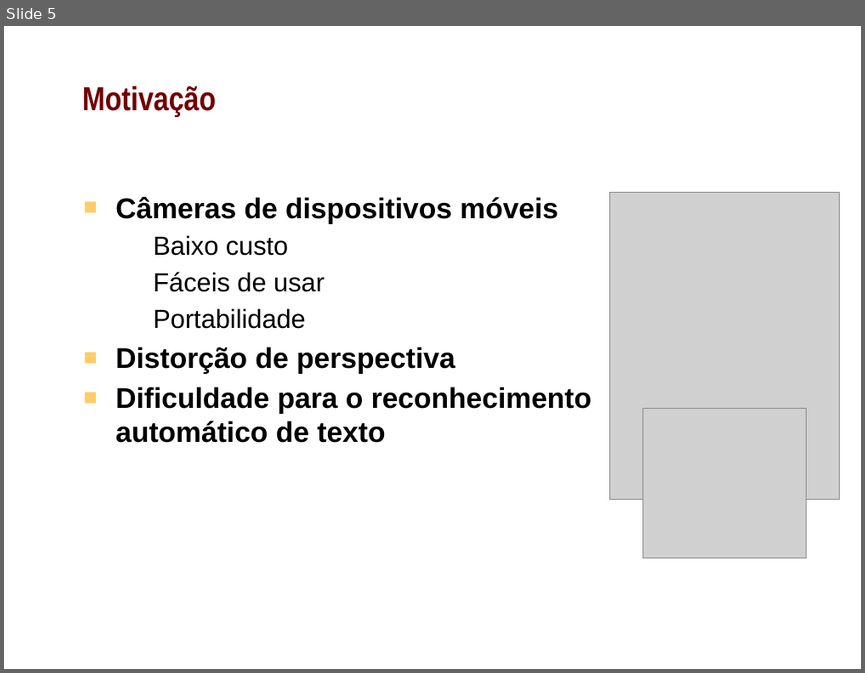
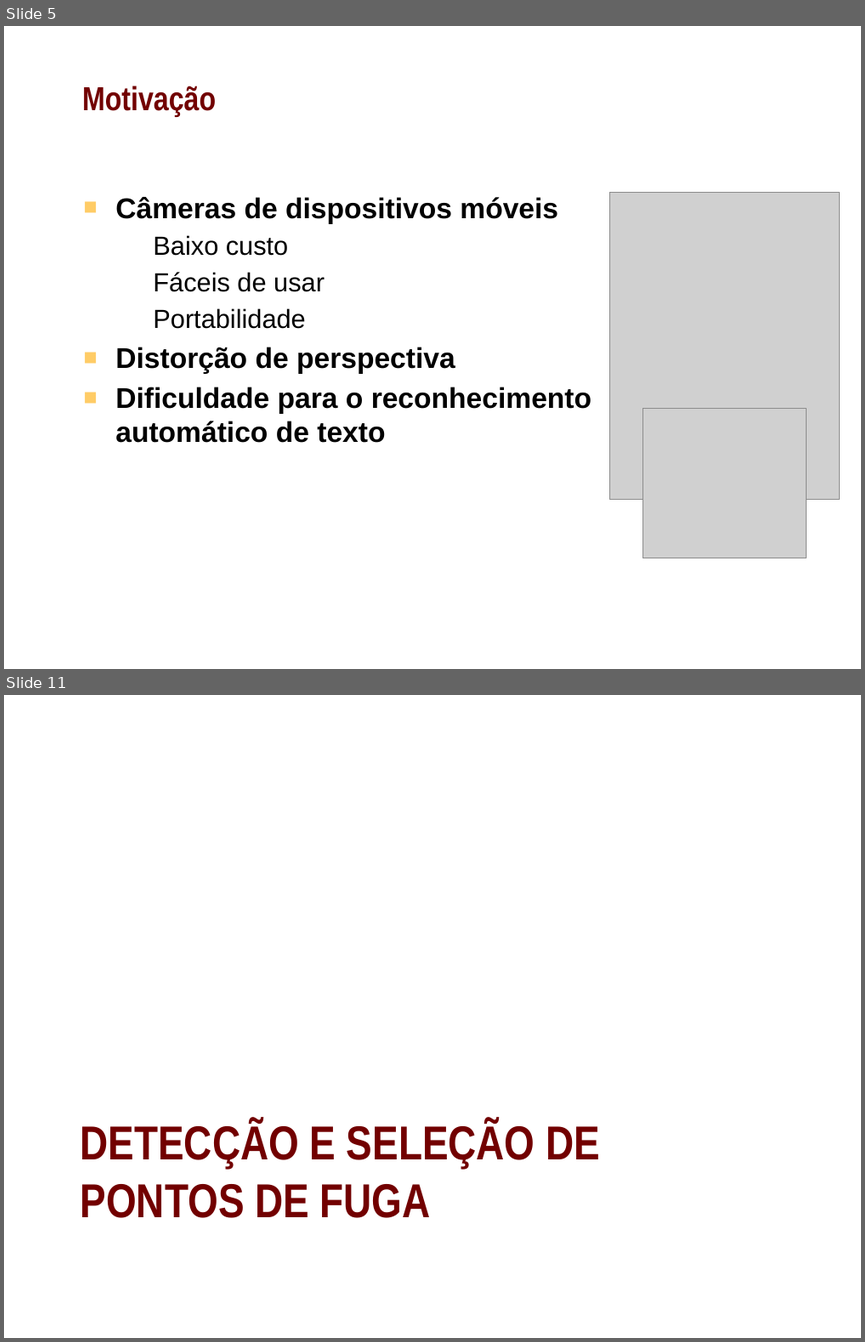
Before and after one commit to shannonyu/perspective-rectification, a slide deck: doc/pres.pptx. Shown one above the other, each under a label of ours: slide 5 before the commit, slides 5 and 11 after it; the slides between them are not shown. The pictures are 865x673 and 865x1342 pixels, drawn with LibreOffice and Linux fonts; fonts in the diff are those of the drawing; grey boxes stand for pictures; background and template pictures are left out. Boxes give left, top, right and bottom in pixels: in the first picture for what was removed or moved away, otherwise in the second. Text is boxed around its words. In the diff, an @@ line names an element or a change of style, - is before the commit and + after.

```diff
--- a/doc/pres.pptx
+++ b/doc/pres.pptx
@@ slide 11 added at bbox=[4, 695, 861, 1338], background picture (left out) @@
@@ title added at bbox=[80, 1121, 600, 1218], 40 pt, text #720000, bold @@
+DETECÇÃO E SELEÇÃO DE
+PONTOS DE FUGA
```
Also in this commit, not shown: 2 slides changed, 10 other slides added, 2 slides removed.
